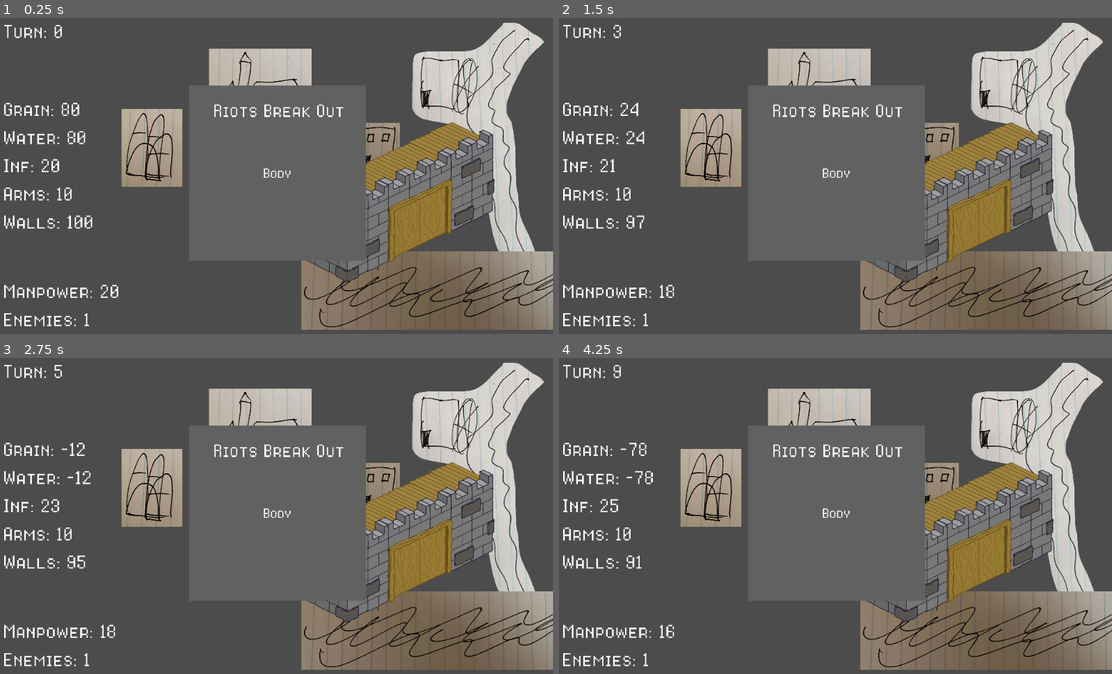
Above: before the commit, frames 1-4 (two rows, left to right).
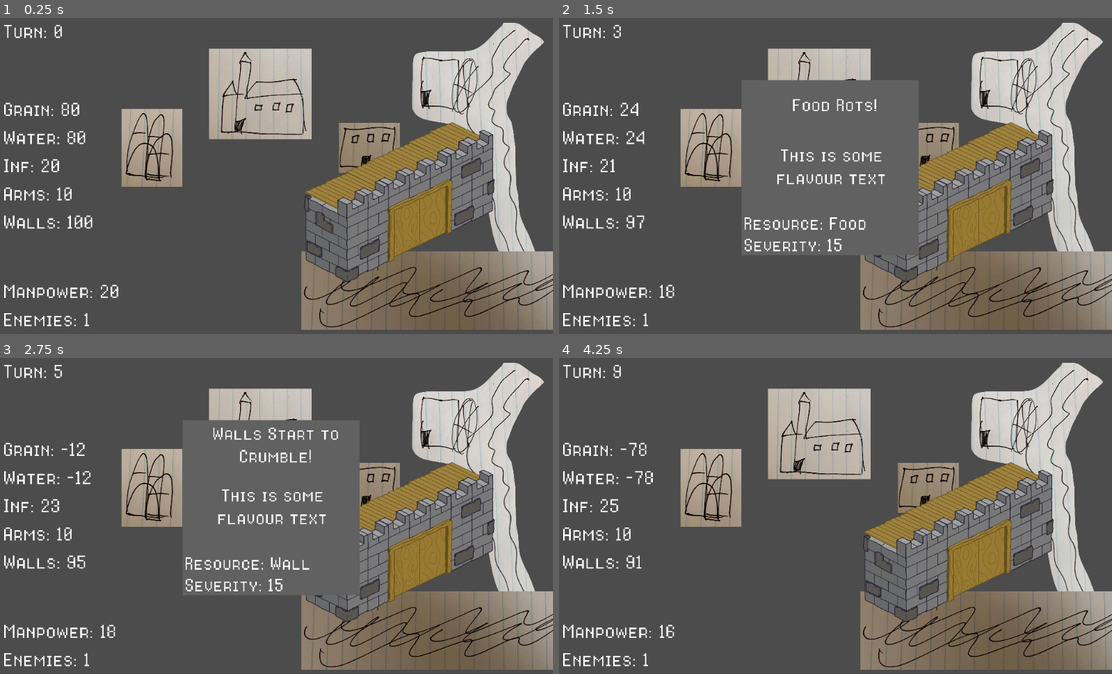
Above: after the commit, the same moments.

Repository: CapsCollective/rng-stronghold
Game: Godot game, scene res://scenes/main.tscn
The game is run twice, just before and just after one commit, with the same random seed, the same clock (stepped at 60 frames per second) and the same inputs.
Inputs:
- Up to frame 1 (0.25 s): no input
- Up to frame 2 (1.5 s): tap Enter (ui_accept) at 0.5, 0.77, 1.25 s
- Up to frame 3 (2.75 s): tap Enter (ui_accept) at 1.52, 2 s
- Up to frame 4 (4.25 s): tap Enter (ui_accept) at 2.75, 3.02, 3.5, 3.77 s; tap Escape (ui_cancel) at 4.15 s

The runs differ from the first frame. In frame 1, 5.1% of the frame differs, in the area x 37-67%, y 21-77%; in frame 2, 2.1%; in frame 3, 2.3%; in frame 4, 5.1%.

Commit message:
Added a basic panel for events

Diff:
--- a/scenes/event_panel.gd
+++ b/scenes/event_panel.gd
@@ -1,6 +1,13 @@
 extends Node2D
 
-export (int) var amount
+var resource_names = ["Food", "Water", "Wall", "Arms", "Influence"]
+
+func _ready():
+	hide()
 
 func display_event(event):
 	$TitleLabel.text = event["title"]
+	$BodyLabel.text = event["flavour"]
+	$SeverityLabel.text = "Severity: " + str(event["amount"])
+	var name = resource_names[event["resource"]]
+	$ResourceLabel.text = "Resource: " + name
--- a/scenes/event_panel.tscn
+++ b/scenes/event_panel.tscn
@@ -19,26 +19,46 @@
 
 [node name="TitleLabel" type="Label" parent="."]
 anchor_right = 0.61
-margin_left = -93.2708
-margin_top = -329.063
-margin_right = 106.729
-margin_bottom = -231.063
+margin_left = -272.292
+margin_top = -329.0
+margin_right = 314.708
+margin_bottom = -231.0
 grow_horizontal = 2
 grow_vertical = 2
 custom_fonts/font = SubResource( 1 )
 text = "Riots Break Out"
 align = 1
+autowrap = true
 
-[node name="Bodylabel" type="Label" parent="."]
+[node name="BodyLabel" type="Label" parent="."]
 anchor_right = 0.61
-margin_left = -63.224
-margin_top = -37.0
-margin_right = 136.776
-margin_bottom = 61.0
+margin_left = -284.771
+margin_top = -54.4822
+margin_right = 298.229
+margin_bottom = 43.5178
 grow_horizontal = 2
 grow_vertical = 2
-rect_scale = Vector2( 0.745557, 0.745557 )
 custom_fonts/font = SubResource( 1 )
 text = "Body"
+align = 1
 autowrap = true
-clip_text = true
+
+[node name="SeverityLabel" type="Label" parent="."]
+anchor_right = 0.61
+margin_left = -382.567
+margin_top = 294.072
+margin_right = 200.433
+margin_bottom = 392.072
+grow_vertical = 2
+custom_fonts/font = SubResource( 1 )
+text = "Severity: "
+
+[node name="ResourceLabel" type="Label" parent="."]
+anchor_right = 0.61
+margin_left = -385.074
+margin_top = 197.53
+margin_right = 197.926
+margin_bottom = 295.53
+grow_vertical = 2
+custom_fonts/font = SubResource( 1 )
+text = "Resource: "
--- a/scenes/main.tscn
+++ b/scenes/main.tscn
@@ -93,5 +93,5 @@
 custom_fonts/font = SubResource( 1 )
 text = "Walls:  "
 
-[node name="Node2D" parent="." instance=ExtResource( 4 )]
-position = Vector2( 515.966, 296.299 )
+[node name="EventPanel" parent="." instance=ExtResource( 4 )]
+position = Vector2( 503.949, 286.131 )
--- a/scripts/event_manager.gd
+++ b/scripts/event_manager.gd
@@ -103,7 +103,10 @@
 	walls -= 1
 
 func generate_events():
-	active_events.append(events[randi()%events.size()])
+	var new_event = events[randi()%events.size()]
+	active_events.append(new_event)
+	$EventPanel.display_event(new_event)
+	$EventPanel.show()
 	print(active_events)
 
 func update_ui():
@@ -122,3 +125,5 @@
 func _input(event):
 	if event.is_action_pressed("ui_accept"):
 		process_turn()
+	if event.is_action_pressed("ui_cancel"):
+		$EventPanel.hide()
